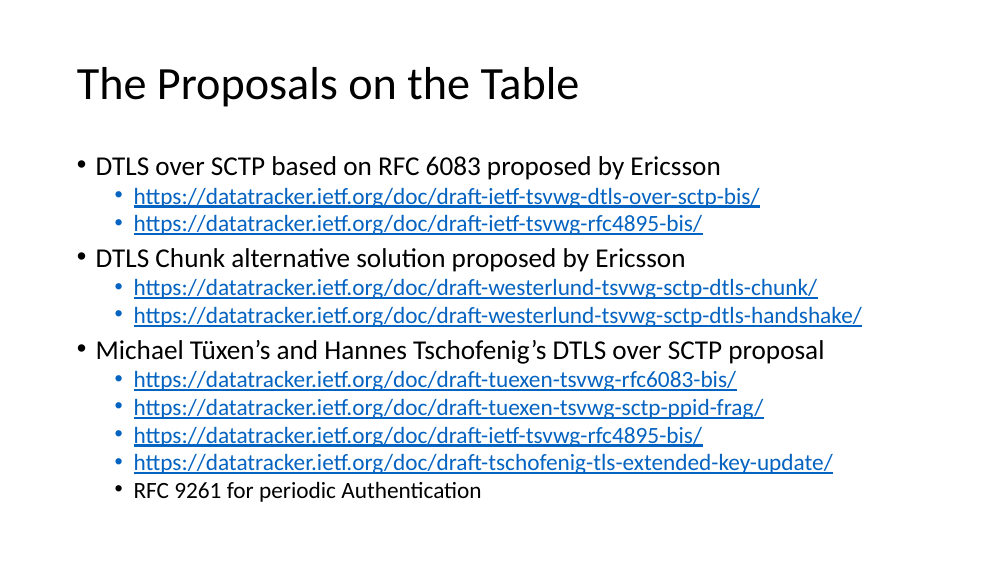
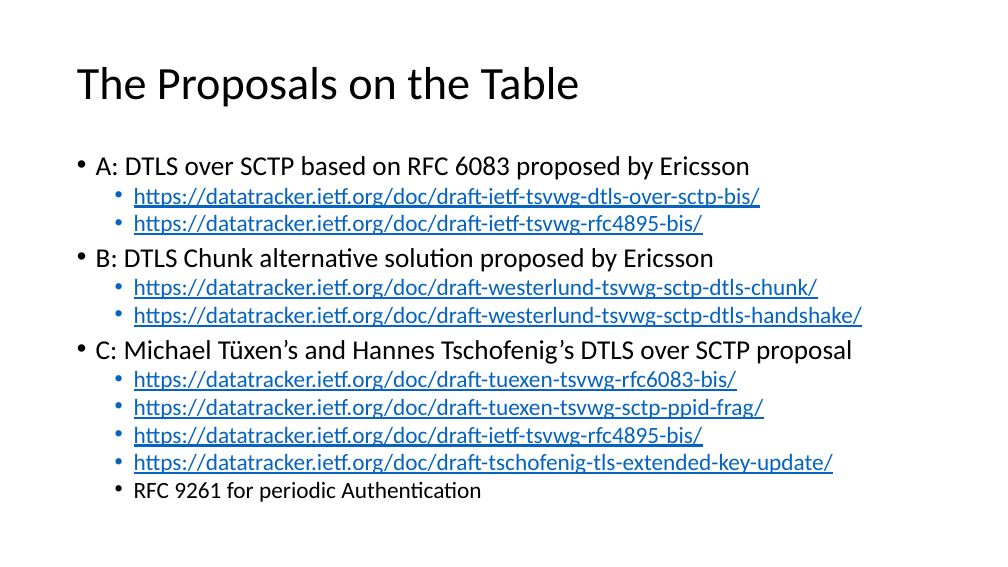
Before and after one commit to sctplab/sctp-dtls-requirements, a slide deck: slide 4 of dtls-for-sctp-design-team-report.pptx. Drawn at 1008x567 pixels with LibreOffice and Linux fonts; fonts in the diff are those of the drawing. Boxes give left, top, right and bottom in pixels: in the first picture for what was removed or moved away, otherwise in the second. Text is boxed around its words. In the diff, an @@ line names an element or a change of style, - is before the commit and + after.

Commit message:
Some edits and proposed future slides from the DT meeting.

```diff
--- a/dtls-for-sctp-design-team-report.pptx
+++ b/dtls-for-sctp-design-team-report.pptx
@@ text at [96, 156, 750, 180]: text changed @@
-• DTLS over SCTP based on RFC 6083 proposed by Ericsson
+• A: DTLS over SCTP based on RFC 6083 proposed by Ericsson
@@ text at [96, 248, 713, 272]: text changed @@
-• DTLS Chunk alternative solution proposed by Ericsson
+• B: DTLS Chunk alternative solution proposed by Ericsson
@@ text at [96, 340, 852, 364]: text changed @@
-• Michael Tüxen’s and Hannes Tschofenig’s DTLS over SCTP proposal
+• C: Michael Tüxen’s and Hannes Tschofenig’s DTLS over SCTP proposal
```
Also in this commit, not shown: 5 other slides changed, 3 slides added.
